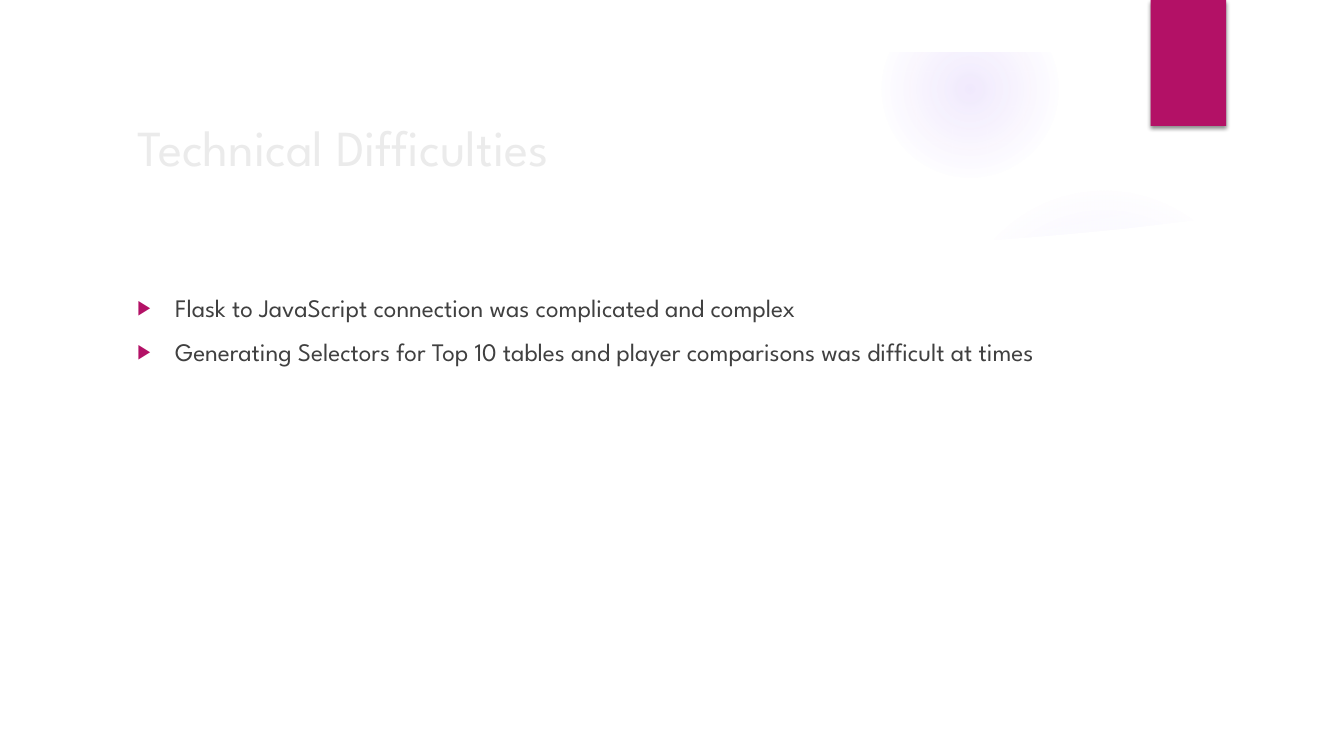
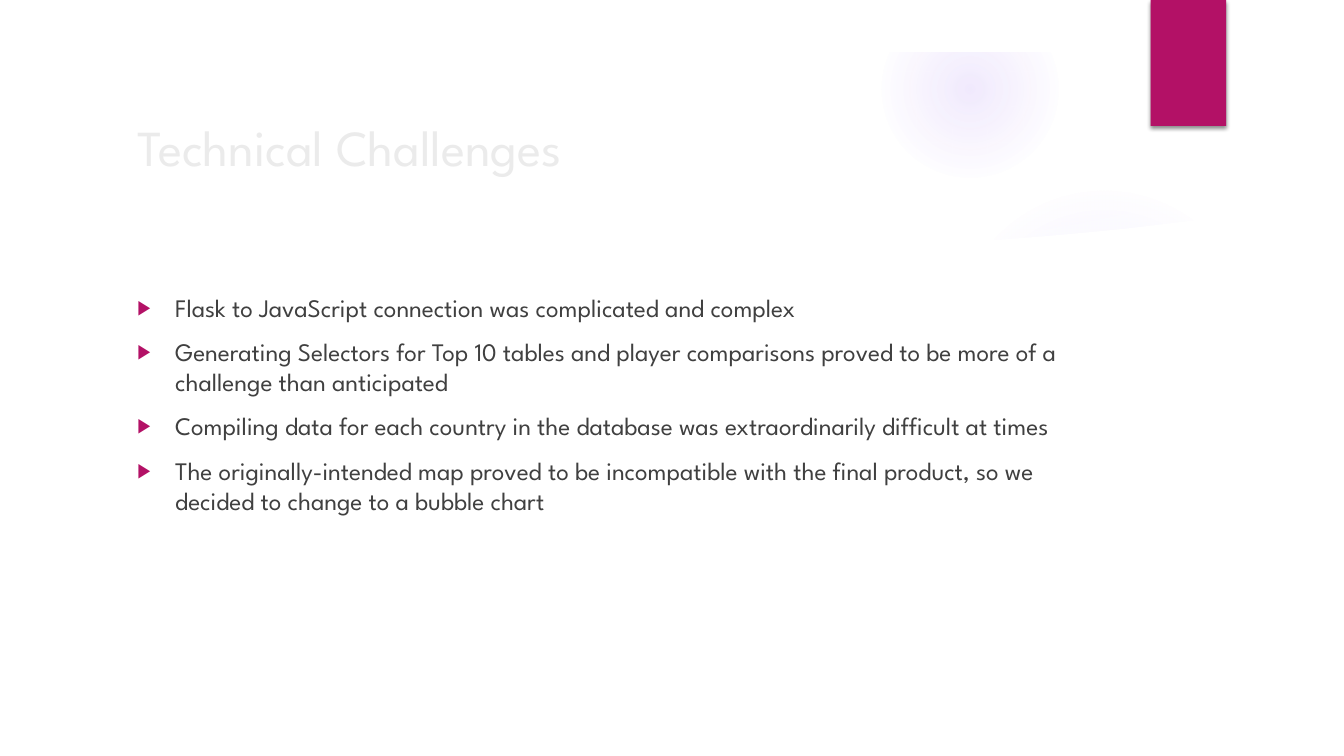
Before and after one commit to rashmirekha27/Home_runs_only, a slide deck: slide 9 of Premier League 2020-21 - Working.pptx. Drawn at 1344x756 pixels with LibreOffice and Linux fonts; fonts in the diff are those of the drawing; background and template pictures are left out. Boxes give left, top, right and bottom in pixels: in the first picture for what was removed or moved away, otherwise in the second. Text is boxed around its words. In the diff, an @@ line names an element or a change of style, - is before the commit and + after.

Commit message:
Updates to PPT

```diff
--- a/Premier League 2020-21 - Working.pptx
+++ b/Premier League 2020-21 - Working.pptx
@@ title at [127,107,1093,185]: text changed @@
-Technical Difficulties
+Technical Challenges
@@ text at [175,343,1056,516]: text changed @@
-▶ Generating Selectors for Top 10 tables and player comparisons was difficult at times
+▶ Generating Selectors for Top 10 tables and player comparisons proved to be more of a challenge than anticipated
+▶ Compiling data for each country in the database was extraordinarily difficult at times
+▶ The originally-intended map proved to be incompatible with the final product, so we decided to change to a bubble chart
```
Also in this commit, not shown: 7 other slides changed, 1 slide added.
